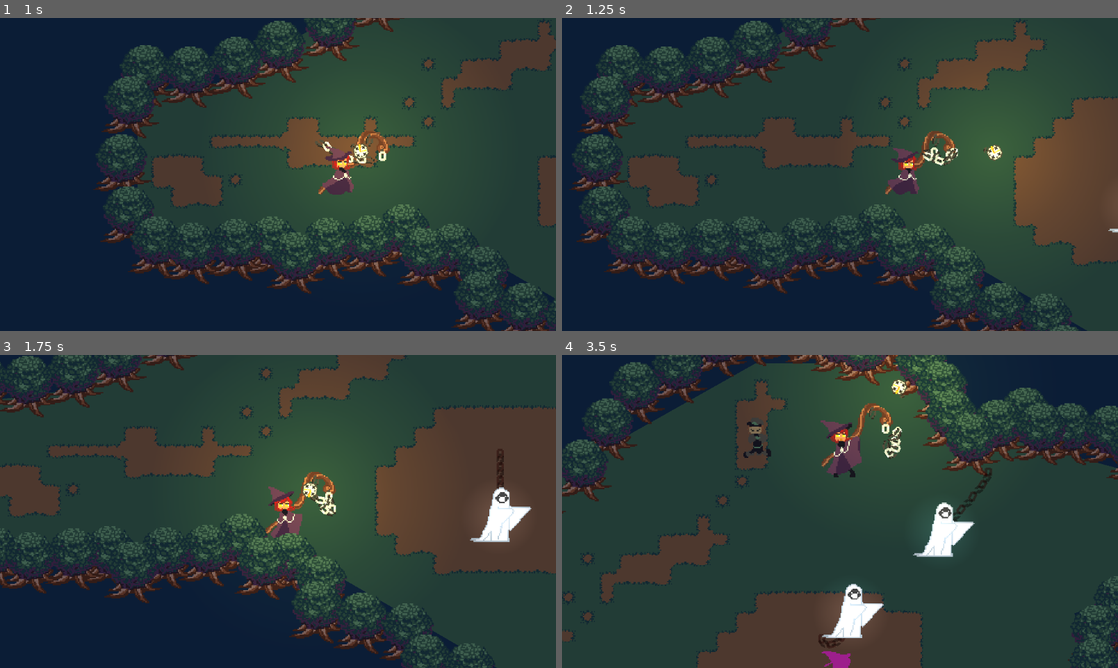
Above: before the commit, frames 1-4 (two rows, left to right).
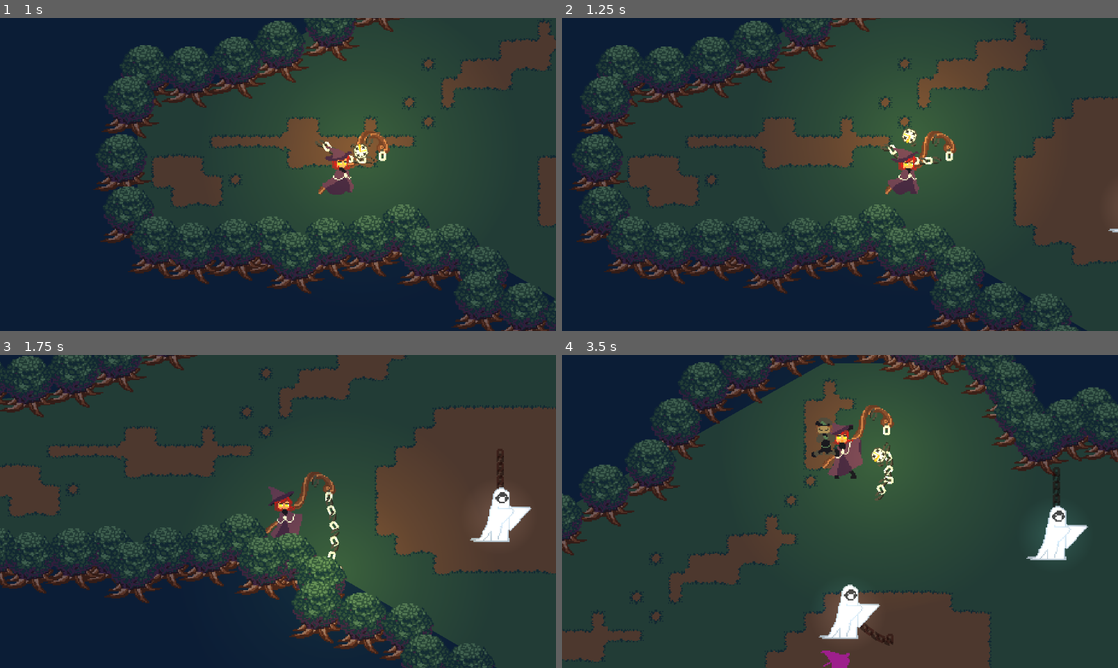
Above: after the commit, the same moments.

Repository: CplCanuck/mru-hacks-2025
Game: Godot game, scene res://Levels/level_one.tscn
The game is run twice, just before and just after one commit, with the same random seed, the same clock (stepped at 60 frames per second) and the same inputs. This scene is started directly instead of the project's main scene.
Inputs:
- Up to frame 1 (1 s): tap Enter (ui_accept) at 0.5, 0.77, 0.8 s; hold D (right) from 0.53 s (still down); hold Space (attack) from 0.53 s (still down)
- Up to frame 2 (1.25 s): keep holding D (right); keep holding Space (attack); tap Enter (ui_accept) at 1.07 s
- Up to frame 3 (1.75 s): release D (right) at 1.28 s; release Space (attack) at 1.28 s; hold S (down) from 1.28 s (still down); tap Enter (ui_accept) at 1.35, 1.52 s; tap Space (attack) at 1.55 s
- Up to frame 4 (3.5 s): tap Enter (ui_accept) at 1.82, 2.3, 3.02, 3.32 s; release S (down) at 2.03 s; hold D (right) 2.03-2.78 s; hold Space (attack) 2.03-2.78 s; hold W (up) from 2.78 s (still down); tap Shift (dash) at 2.85 s; tap Space (attack) at 3.05 s

Frame 1 is identical in both runs. In frame 2, 3.3% of the frame differs, in the area x 48-92%, y 25-61%; in frame 3, 1.4%; in frame 4, 32%, in the area x 0-100%, y 0-100%.

Commit message:
Update Attack Input

Diff:
--- a/Levels/level_graveyard.tscn
+++ b/Levels/level_graveyard.tscn
@@ -262,8 +262,8 @@
 [node name="Gravestone" parent="Background/Graves/Level1Grave" instance=ExtResource("4_w6vlc")]
 level = 3
 text = "
-
-You enter the link to the past"
+Billy Boi
+RIP"
 
 [node name="Level2Grave" type="Node2D" parent="Background/Graves"]
 position = Vector2(601, 241)
@@ -274,6 +274,10 @@
 [node name="Gravestone" parent="Background/Graves/Level2Grave" instance=ExtResource("4_w6vlc")]
 visible = false
 level = 4
+text = "
+Billy Bob Senior
+RIP
+"
 
 [node name="Sprite2D" type="Sprite2D" parent="Background/Graves"]
 position = Vector2(409, 337)
--- a/Levels/level_one.tscn
+++ b/Levels/level_one.tscn
@@ -355,3 +355,7 @@
 
 [node name="KidNPC_TP" parent="." instance=ExtResource("8_2848f")]
 position = Vector2(580, 244)
+text = "I'm Billy Boi!
+My father, Billy Bob Senior told me witches are evil but I guess he was wrong!
+I hope you find your friend!
+"
--- a/Staff/staff.gd
+++ b/Staff/staff.gd
@@ -8,41 +8,41 @@
 @onready var knockback_timer: Timer = $KnockbackTimer
 
 func _ready():
-	pass
+    pass
 
 func _input(event):
-	if event.is_action_pressed("ui_accept"):
-		attack()
+    if event.is_action_pressed("attack"):
+        attack()
 
 func attack():
-	if timer.time_left <= 0 :
-		var direction = get_parent().last_direction
-		$TimePiece.apply_central_impulse(Vector2.ONE * speed * direction)
-		timer.start(cooldown)
+    if timer.time_left <= 0 :
+        var direction = get_parent().last_direction
+        $TimePiece.apply_central_impulse(Vector2.ONE * speed * direction)
+        timer.start(cooldown)
 
-		knockback_timer.start(knockback_time)
+        knockback_timer.start(knockback_time)
 
 func hang_chain():
-	$PinJointHOOK.set_node_b("chainlink6")
-	$chainlink6.position = $PinJointHOOK.position
+    $PinJointHOOK.set_node_b("chainlink6")
+    $chainlink6.position = $PinJointHOOK.position
 func release_chain():
-	$PinJointHOOK.set_node_b(null)
+    $PinJointHOOK.set_node_b(null)
 
 
 func _on_hitbox_area_entered(area):
-	print("Enemy hit!")
-	if area is Hurtbox and can_hit:
-		var attack_obj = Attack.new()
-		attack_obj.damage = 4
-		print("timer = " + str(knockback_timer.time_left))
-		if knockback_timer.time_left > 0 :
-			attack_obj.knockback = 4
-			attack_obj.knockback_dir = (area.global_position - global_position).normalized()
-		area.damage(attack_obj)
-		can_hit = false
-		$TimePiece/hitbox/canhittimer.start()
-	pass # Replace with function body.
+    print("Enemy hit!")
+    if area is Hurtbox and can_hit:
+        var attack_obj = Attack.new()
+        attack_obj.damage = 4
+        print("timer = " + str(knockback_timer.time_left))
+        if knockback_timer.time_left > 0 :
+            attack_obj.knockback = 4
+            attack_obj.knockback_dir = (area.global_position - global_position).normalized()
+        area.damage(attack_obj)
+        can_hit = false
+        $TimePiece/hitbox/canhittimer.start()
+    pass # Replace with function body.
 
 
 func _on_canhittimer_timeout():
-	can_hit = true
+    can_hit = true
--- a/project.godot
+++ b/project.godot
@@ -77,6 +77,8 @@
 "events": [Object(InputEventKey,"resource_local_to_scene":false,"resource_name":"","device":-1,"window_id":0,"alt_press …(191 unchanged characters)…
 , Object(InputEventKey,"resource_local_to_scene":false,"resource_name":"","device":-1,"window_id":0,"alt_pressed":false …(182 unchanged characters)…
 , Object(InputEventJoypadButton,"resource_local_to_scene":false,"resource_name":"","device":-1,"button_index":0,"pressure":0.0,"pressed":true,"script":null)
+, Object(InputEventJoypadButton,"resource_local_to_scene":false,"resource_name":"","device":-1,"button_index":10,"pressure":0.0,"pressed":true,"script":null)
+, Object(InputEventJoypadMotion,"resource_local_to_scene":false,"resource_name":"","device":-1,"axis":5,"axis_value":1.0,"script":null)
 ]
 }
 dash={
@@ -84,6 +86,8 @@
 "events": [Object(InputEventKey,"resource_local_to_scene":false,"resource_name":"","device":-1,"window_id":0,"alt_press …(195 unchanged characters)…
 , Object(InputEventJoypadButton,"resource_local_to_scene":false,"resource_name":"","device":-1,"button_index":1,"pressure":0.0,"pressed":true,"script":null)
 , Object(InputEventKey,"resource_local_to_scene":false,"resource_name":"","device":-1,"window_id":0,"alt_pressed":false …(183 unchanged characters)…
+, Object(InputEventJoypadButton,"resource_local_to_scene":false,"resource_name":"","device":-1,"button_index":9,"pressure":0.0,"pressed":true,"script":null)
+, Object(InputEventJoypadMotion,"resource_local_to_scene":false,"resource_name":"","device":-1,"axis":4,"axis_value":1.0,"script":null)
 ]
 }
 
